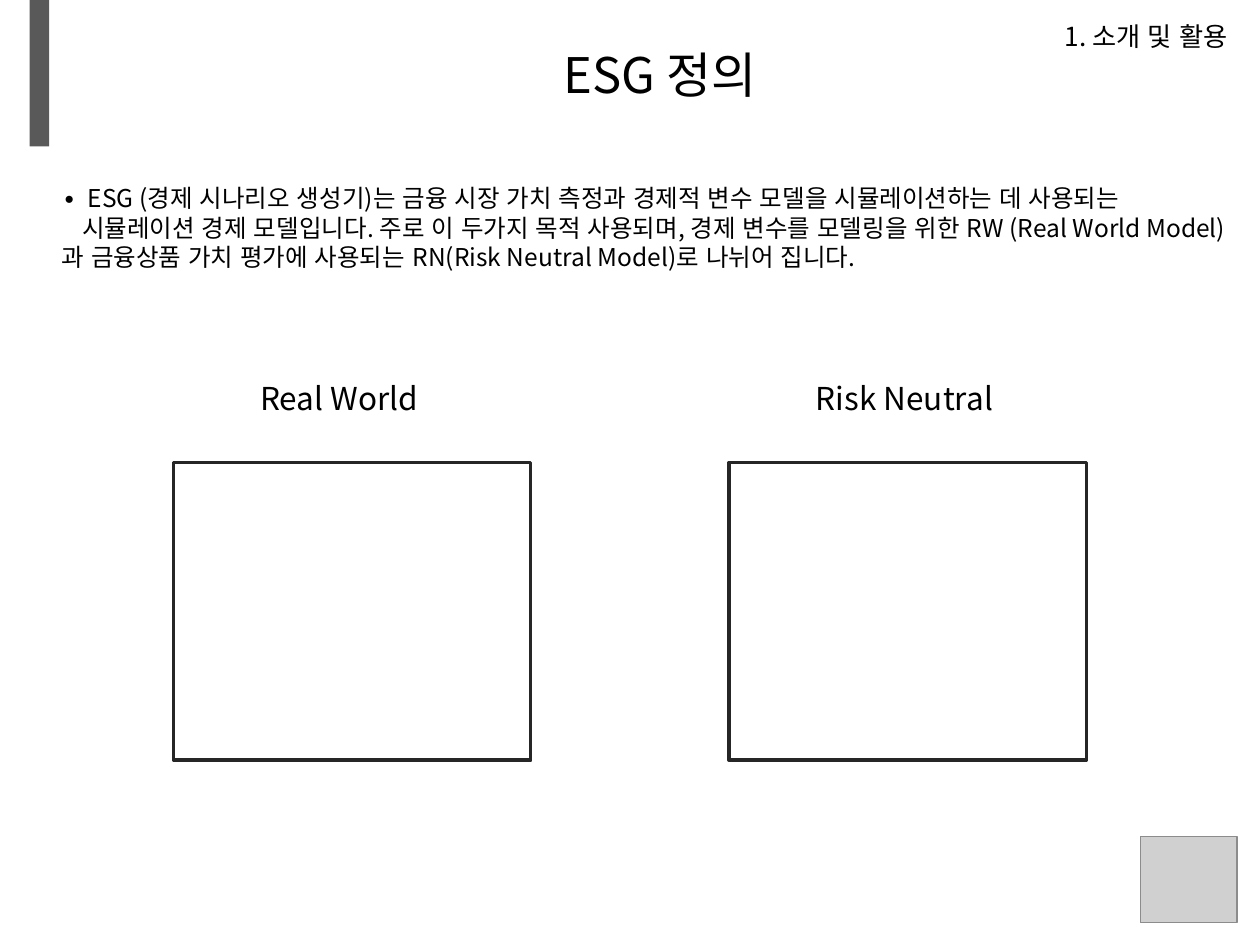
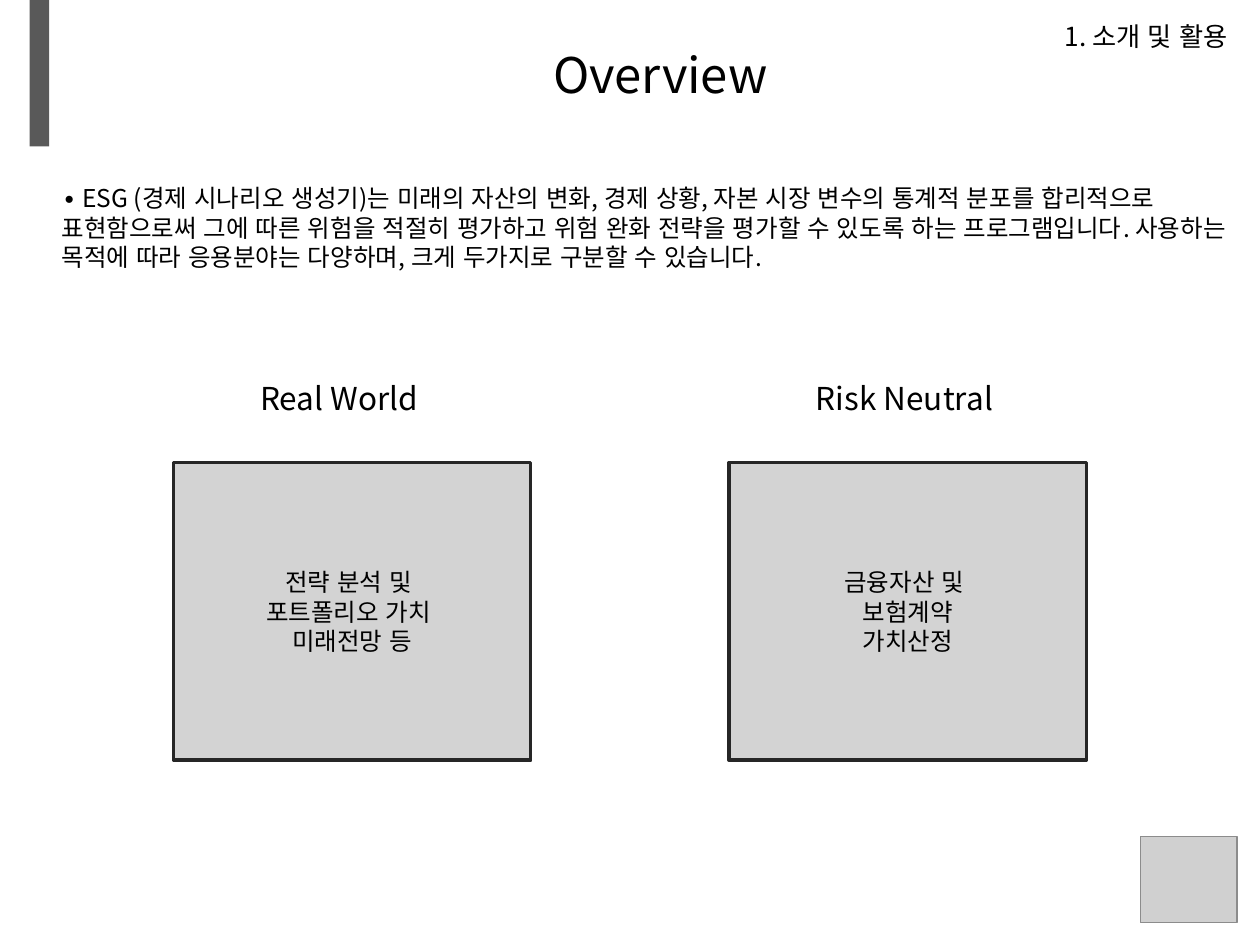
Before and after one commit to minikie/mxdocs, a slide deck: slide 3 of docs/ppt/test.pptm. Drawn at 1260x945 pixels with LibreOffice and Linux fonts; fonts in the diff are those of the drawing; grey boxes stand for pictures; background and template pictures are left out. Boxes give left, top, right and bottom in pixels: in the first picture for what was removed or moved away, otherwise in the second. Text is boxed around its words. In the diff, an @@ line names an element or a change of style, - is before the commit and + after.

```diff
--- a/docs/ppt/test.pptm
+++ b/docs/ppt/test.pptm
@@ title at [553,55,768,94]: text changed @@
-ESG 정의
+Overview
@@ text at [62,186,1225,271]: text changed @@
-∙ ESG (경제 시나리오 생성기)는 금융 시장 가치 측정과 경제적 변수 모델을 시뮬레이션하는 데 사용되는
-시뮬레이션 경제 모델입니다. 주로 이 두가지 목적 사용되며, 경제 변수를 모델링을 위한 RW (Real World Model)과 금융상품 가치 평가에 사용되는 RN(Risk Neutral Model)로 나뉘어 집니다.
+∙ ESG (경제 시나리오 생성기)는 미래의 자산의 변화, 경제 상황, 자본 시장 변수의 통계적 분포를 합리적으로 표현함으로써 그에 따른 위험을 적절히 평가하고 위험 완화 전략을 평가할 수 있도록 하는 프로그램입니다. 사용하는 목적에 따라 응용분야는 다양하며, 크게 두가지로 구분할 수 있습니다.
@@ rectangle "전략 분석 및" at [174,462,530,760]: fill none to #262626 at 20% opacity @@
@@ rectangle "금융자산 및" at [730,462,1086,760]: fill none to #262626 at 20% opacity @@
@@ text in rectangle at [266,570,431,652]: text added @@
+전략 분석 및
+포트폴리오 가치
+미래전망 등
@@ text in rectangle at [844,570,965,652]: text added @@
+금융자산 및
+보험계약
+가치산정
```
Also in this commit, not shown: 21 other slides changed, 8 slides added, 7 slides removed, 1 other file.
